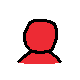
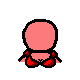
Two versions of the same layered image (w=80, h=80). Layer-by-layer changes:
removed layer "Layer 2" over left=17, top=19, right=62, bottom=64
added group "Sprite Example" with 2 layers above "Avatar Example" over left=23, top=49, right=58, bottom=68
added layer "Example layer 1 | 80x80 (do not draw here)" in group "Sprite Example" over left=23, top=49, right=58, bottom=68
added group "Avatar Example" with 2 layers over left=17, top=19, right=62, bottom=64
added layer "Avatar layer 1 (do not draw here)" in group "Avatar Example" over left=18, top=19, right=62, bottom=64
